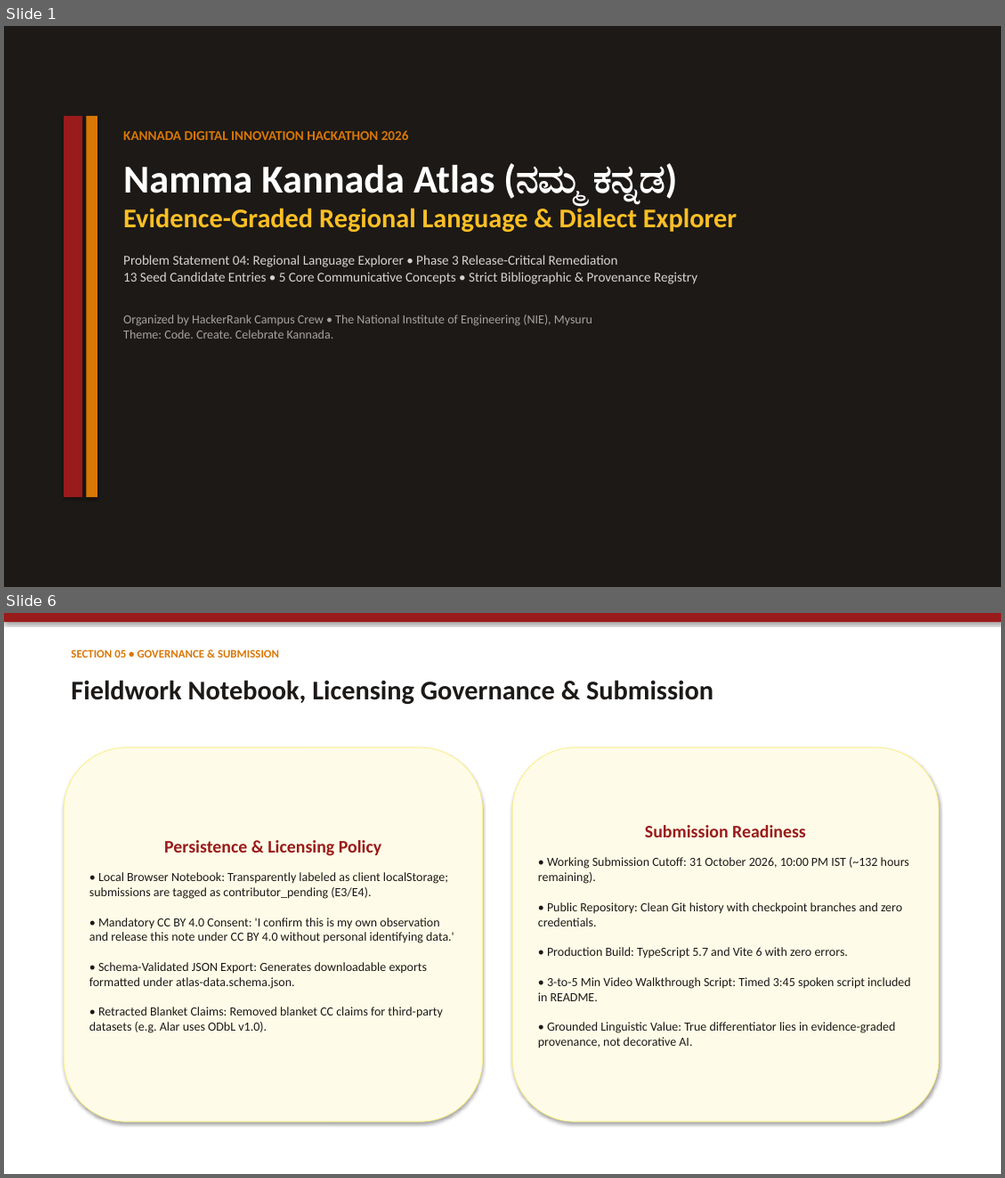
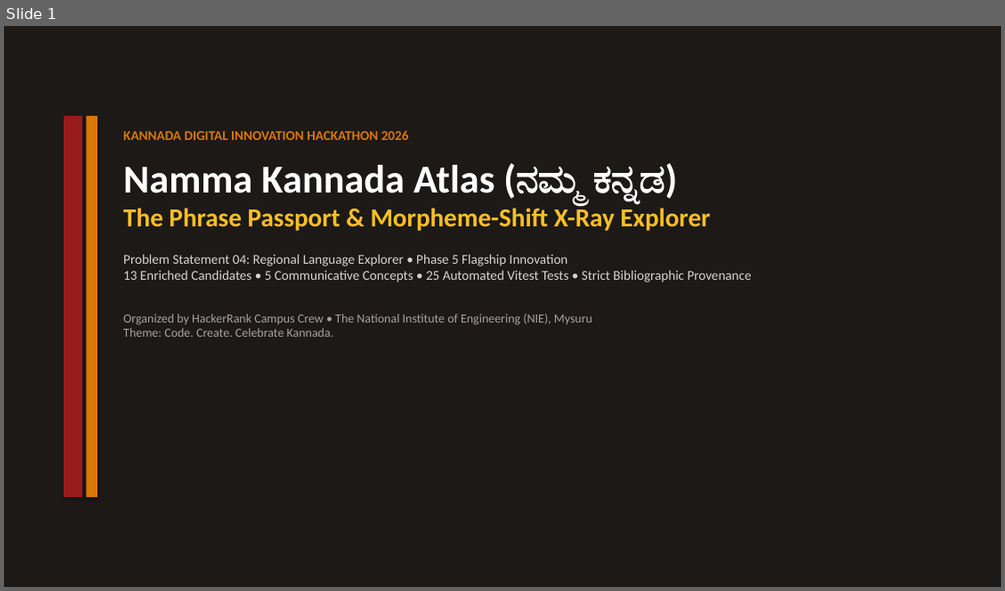
Before and after one commit to anandaram240-wq/yatrika-ai, a slide deck: Namma_Kannada_Regional_Explorer_Presentation.pptx. Shown one above the other, each under a label of ours: slides 1 and 6 before the commit, slide 1 after it; the slides between them are not shown. The pictures are 1005x1178 and 1005x591 pixels, drawn with LibreOffice and Linux fonts; fonts in the diff are those of the drawing. Boxes give left, top, right and bottom in pixels: in the first picture for what was removed or moved away, otherwise in the second. Text is boxed around its words. In the diff, an @@ line names an element or a change of style, - is before the commit and + after.

Commit message:
feat(phase-5): implement Phrase Passport, Morpheme-Shift X-Ray, Knowledge-Gap view, and 25 Vitest tests

```diff
--- a/Namma_Kannada_Regional_Explorer_Presentation.pptx
+++ b/Namma_Kannada_Regional_Explorer_Presentation.pptx
@@ slide 6 removed at [4, 613, 1001, 1174], background #FFFFFF @@
@@ rectangle removed at [4, 613, 1001, 622] @@
@@ text removed at [71, 649, 279, 657] @@
-SECTION 05 • GOVERNANCE & SUBMISSION
@@ text removed at [71, 680, 713, 704] @@
-Fieldwork Notebook, Licensing Governance & Submission
@@ rounded rectangle removed at [64, 747, 483, 1121] @@
-Persistence & Licensing Policy
-• Local Browser Notebook: Transparently labeled as client localStorage; submissions are tagged as contributor_pending (E3/E4).
-• Mandatory CC BY 4.0 Consent: 'I confirm this is my own observation and release this note under CC BY 4.0 without personal identifying data.'
-• Schema-Validated JSON Export: Generates downloadable exports formatted under atlas-data.schema.json.
-• Retracted Blanket Claims: Removed blanket CC claims for third-party datasets (e.g. Alar uses ODbL v1.0).
@@ rounded rectangle removed at [512, 747, 938, 1121] @@
-Submission Readiness
-• Working Submission Cutoff: 31 October 2026, 10:00 PM IST (~132 hours remaining).
-• Public Repository: Clean Git history with checkpoint branches and zero credentials.
-• Production Build: TypeScript 5.7 and Vite 6 with zero errors.
-• 3-to-5 Min Video Walkthrough Script: Timed 3:45 spoken script included in README.
-• Grounded Linguistic Value: True differentiator lies in evidence-graded provenance, not decorative AI.
@@ slide 1 changed as well @@
@@ text at [123, 205, 752, 282]: text changed @@
-Evidence-Graded Regional Language & Dialect Explorer
-Problem Statement 04: Regional Language Explorer • Phase 3 Release-Critical Remediation
-13 Seed Candidate Entries • 5 Core Communicative Concepts • Strict Bibliographic & Provenance Registry
+The Phrase Passport & Morpheme-Shift X-Ray Explorer
+Problem Statement 04: Regional Language Explorer • Phase 5 Flagship Innovation
+13 Enriched Candidates • 5 Communicative Concepts • 25 Automated Vitest Tests • Strict Bibliographic Provenance
```
Also in this commit, not shown: 4 other slides changed, 3 slides added, 13 other files.
